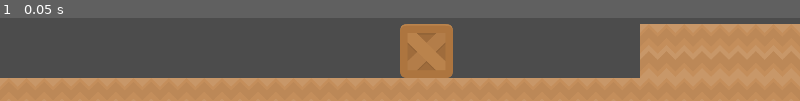
Above: before the commit, frame 1.
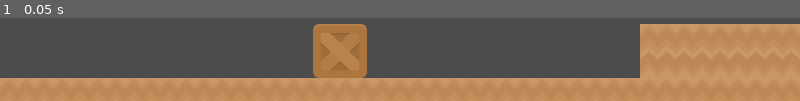
Above: after the commit, the same moment.

Repository: DuCheAnh/P2PPuzzle
Game: Godot game, scene res://Game.tscn
Same seed, same stepped clock (60 frames per second), same inputs: the game is played once before the commit and once after it. This scene is started directly instead of the project's main scene.
Inputs:
- Up to frame 1 (0.05 s): no input

The runs differ from the first frame. In frame 1, 8.6% of the frame differs, in the area x 39-57%, y 7-73%.
Error in both runs: Invalid get index '3' (on base: 'Array'). (res://Network/Network.gd:15)

Commit message:
added: a better crate

Diff:
--- a/MultiplayerPuzzle/Crate.gd
+++ b/MultiplayerPuzzle/Crate.gd
@@ -1 +1,18 @@
 extends KinematicBody2D
+
+var velocity = null
+puppet var puppet_position setget puppet_position_set
+func push(velocity) -> void:
+	if is_network_master():
+		rset_unreliable("puppet_position",global_position)
+	move_and_slide(velocity)
+
+
+
+
+func puppet_position_set(new_value) -> void:
+	puppet_position = new_value
+	if not is_network_master():
+#		$Tween.interpolate_property(self,"global_position",global_position,puppet_position,0.05)
+#		$Tween.start()
+		global_position = puppet_position
--- a/MultiplayerPuzzle/Crate.tscn
+++ b/MultiplayerPuzzle/Crate.tscn
@@ -6,7 +6,7 @@
 [sub_resource type="RectangleShape2D" id=1]
 extents = Vector2( 64, 64 )
 
-[node name="Crate" type="KinematicBody2D"]
+[node name="Crate" type="KinematicBody2D" groups=["Crate"]]
 script = ExtResource( 2 )
 
 [node name="Sprite" type="Sprite" parent="."]
@@ -15,9 +15,4 @@
 [node name="CollisionShape2D" type="CollisionShape2D" parent="."]
 shape = SubResource( 1 )
 
-[node name="Area2D" type="Area2D" parent="."]
-
-[node name="CollisionShape2D2" type="CollisionShape2D" parent="Area2D"]
-shape = SubResource( 1 )
-
-[connection signal="body_entered" from="Area2D" to="." method="_on_Area2D_body_entered"]
+[node name="Tween" type="Tween" parent="."]
--- a/MultiplayerPuzzle/Game.tscn
+++ b/MultiplayerPuzzle/Game.tscn
@@ -5,7 +5,7 @@
 [ext_resource path="res://Game.gd" type="Script" id=3]
 [ext_resource path="res://UI.gd" type="Script" id=4]
 [ext_resource path="res://Spike.tscn" type="PackedScene" id=5]
-[ext_resource path="res://RigidCrate.tscn" type="PackedScene" id=6]
+[ext_resource path="res://Crate.tscn" type="PackedScene" id=7]
 
 [sub_resource type="ConvexPolygonShape2D" id=1]
 points = PoolVector2Array( 0, 0, 128, 0, 128, 128, 0, 128 )
@@ -56,5 +56,5 @@
 [node name="Spike" parent="." instance=ExtResource( 5 )]
 position = Vector2( 2128, 960 )
 
-[node name="RigidCrate" parent="." instance=ExtResource( 6 )]
-position = Vector2( 1024, 960 )
+[node name="Crate" parent="." instance=ExtResource( 7 )]
+position = Vector2( 816, 960 )
--- a/MultiplayerPuzzle/Player.gd
+++ b/MultiplayerPuzzle/Player.gd
@@ -18,7 +18,7 @@
 onready var tween = $Tween
 onready var hit_timer = $HitTimer
 onready var camera = $Camera2D
-
+onready var ray_cast = $RayCast2D
 var hp = 10 setget set_hp
 var velocity = Vector2.ZERO
 var was_on_floor = false
@@ -41,16 +41,15 @@
 			_apply_animation()
 			_normalize_animation_scale(delta)
 			was_on_floor=is_on_floor()
+			rpc_unreliable("push_on_collision")
 			velocity.y += gravity * delta
 			velocity = move_and_slide(velocity, Vector2.UP, false, 4, PI/4, false)
-			for index in get_slide_count():
-				var collision = get_slide_collision(index)
-				if collision.collider.is_in_group("Pushable"):
-					collision.collider.apply_central_impulse(-collision.normal * pushing_force)
+
 		else:
 			if not tween.is_active():
 				move_and_slide(puppet_velocity)
 			_apply_animation_over_network()
+
 
 func _get_input() -> void:
 	velocity.x = 0
@@ -61,7 +60,6 @@
 	if Input.is_action_just_pressed("ui_accept"):
 		if is_on_floor():
 			jump(1)
-
 func _apply_animation() -> void:
 	#flip animations
 	if velocity.x!=0:
@@ -69,6 +67,11 @@
 			sprite.flip_h=false
 		else:
 			sprite.flip_h=true
+	#flip ray cast
+	if sprite.flip_h:
+		ray_cast.cast_to.x = abs(ray_cast.cast_to.x)*-1
+	else:
+		ray_cast.cast_to.x = abs(ray_cast.cast_to.x)
 	#set animations
 	if is_on_floor():
 		if abs(velocity.x)>0:
@@ -93,6 +96,10 @@
 	rset_id(id,"puppet_username", username)
 
 #PUBLICS
+sync func push_on_collision():
+	if ray_cast.is_colliding():
+		if ray_cast.get_collider().is_in_group("Crate"):
+			ray_cast.get_collider().push(Vector2(velocity.x,0))
 sync func jump(multiplier) -> void:
 	sprite.scale = Vector2(0.75, 1.25)
 	velocity.y = jump_speed * multiplier
@@ -128,9 +135,11 @@
 
 func puppet_position_set(new_value) -> void:
 	puppet_position=new_value
-	tween.interpolate_property(self,"global_position",global_position,puppet_position,0.05)
-	tween.start()
-	pass
+	if get_tree().has_network_peer():
+		if not is_network_master():
+			tween.interpolate_property(self,"global_position",global_position,puppet_position,0.05)
+			tween.start()
+
 
 
 #SIGNALS
--- a/MultiplayerPuzzle/Player.tscn
+++ b/MultiplayerPuzzle/Player.tscn
@@ -8,11 +8,6 @@
 
 [sub_resource type="SpriteFrames" id=1]
 animations = [ {
-"frames": [ ExtResource( 1 ), ExtResource( 3 ) ],
-"loop": true,
-"name": "walk",
-"speed": 10.0
-}, {
 "frames": [ ExtResource( 2 ) ],
 "loop": true,
 "name": "idle",
@@ -22,6 +17,11 @@
 "loop": true,
 "name": "jump",
 "speed": 0.0
+}, {
+"frames": [ ExtResource( 1 ), ExtResource( 3 ) ],
+"loop": true,
+"name": "walk",
+"speed": 10.0
 } ]
 
 [sub_resource type="CapsuleShape2D" id=2]
@@ -54,5 +54,9 @@
 [node name="Camera2D" type="Camera2D" parent="."]
 smoothing_enabled = true
 
+[node name="RayCast2D" type="RayCast2D" parent="."]
+enabled = true
+cast_to = Vector2( 60, 0 )
+
 [connection signal="timeout" from="Network_tick_rate" to="." method="_on_Network_tick_rate_timeout"]
 [connection signal="area_entered" from="HitBox" to="." method="_on_HitBox_area_entered"]
--- a/MultiplayerPuzzle/RigidCrate.gd
+++ b/MultiplayerPuzzle/RigidCrate.gd
@@ -1,13 +1 @@
 extends RigidBody2D
-
-puppet var puppet_position setget puppet_position_set
-
-func _process(delta):
-	if is_network_master():
-		rset("puppet_position", global_position)
-
-
-func puppet_position_set(new_value) -> void:
-	puppet_position = new_value
-	if not is_network_master():
-		global_position = puppet_position
--- a/MultiplayerPuzzle/RigidCrate.tscn
+++ b/MultiplayerPuzzle/RigidCrate.tscn
@@ -7,7 +7,7 @@
 extents = Vector2( 64, 64 )
 
 [node name="RigidCrate" type="RigidBody2D" groups=["Pushable"]]
-gravity_scale = 5.0
+gravity_scale = 2.0
 script = ExtResource( 2 )
 
 [node name="Sprite" type="Sprite" parent="."]
--- a/MultiplayerPuzzle/project.godot
+++ b/MultiplayerPuzzle/project.godot
@@ -20,6 +20,10 @@
 Global="*res://Global.gd"
 Persistents="*res://Persistents.tscn"
 
+[debug]
+
+settings/fps/force_fps=60
+
 [display]
 
 window/size/width=1920
@@ -29,6 +33,10 @@
 window/stretch/mode="2d"
 window/stretch/aspect="keep"
 
+[global]
+
+fps=false
+
 [physics]
 
 common/enable_pause_aware_picking=true
